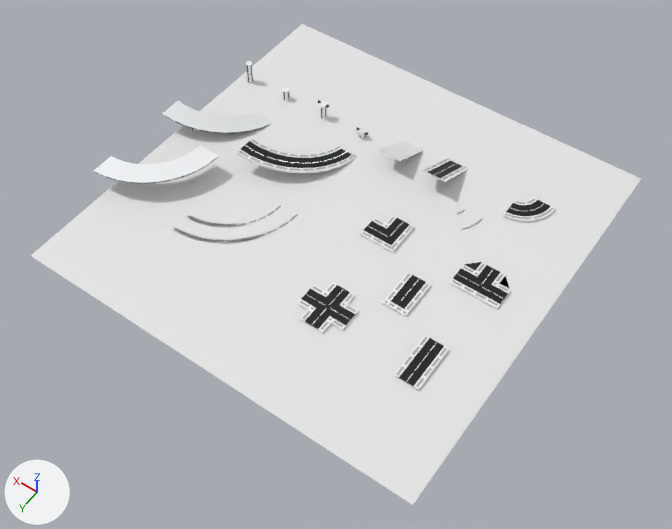
Before and after pictures for a commit that changed the glTF model public/assets/models/roads.glb.
Both versions are drawn from a 50 mm lens placed at (-136.0, 197.0, 275.0), pointed at (-6.0, 16.0, -10.0). Arrows for +X, +Y and +Z are at lower left; the lights stay in place. Where no turn or scale is listed for an object, it has been applied to the vertices. Vertices at the same position are counted once.

Objects in the first picture: 'BridgePillarEnd_2x2_Placeable_0', 'BridgePillarEnd_Placeable_0', 'BridgePillarSmall_Placeable_0', 'BridgePillarUp_Placeable_0', 'BridgePillar_Placeable_0', 'Road45_Placeable_0', 'Road90_2x2Bridge_Placeable_0', 'Road90_2x2Up_Placeable_0', 'Road90_2x2_Placeable_0', 'Road90_2x2upBridge_Placeable_0', 'Road90_Placeable_0', 'RoadAngle_Placeable_0', 'RoadEnd_Placeable_0', 'RoadForwardUp_Placeable_0', 'RoadForward_Placeable_0', 'RoadT_Placeable_0', 'RoadUpBridge_Placeable_0', 'RoadX_Placeable_0', 'floor'.
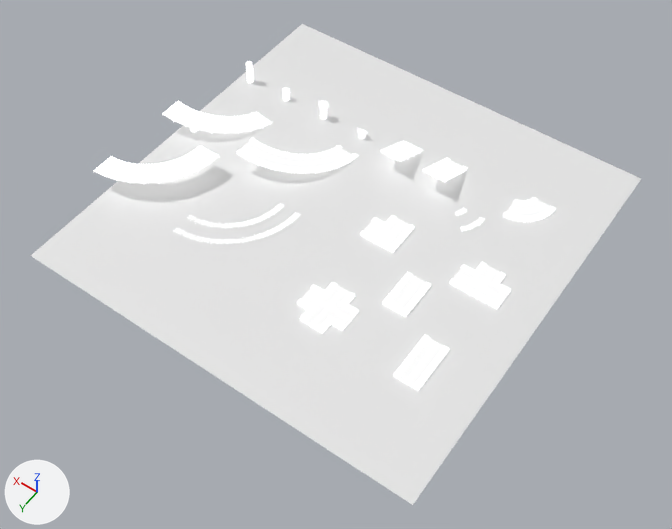
Location of each change, [x1, y1, x2, y2] in pixels of the pictures (672 x 529 px; the box of a moved part takes in the faces that stretch with it):
'Road90_2x2Bridge_Placeable_0', surface changed
    both: [93, 146, 219, 184]
'Road90_2x2Up_Placeable_0', surface changed
    both: [237, 138, 358, 173]
'RoadX_Placeable_0', surface changed
    both: [297, 282, 359, 333]
'Road90_2x2upBridge_Placeable_0', surface changed
    both: [162, 101, 272, 134]
'RoadT_Placeable_0', surface changed, reshaped
    both: [450, 262, 511, 309]
'RoadForward_Placeable_0', surface changed
    both: [394, 335, 449, 391]
'RoadAngle_Placeable_0', surface changed
    both: [360, 215, 414, 253]
'RoadEnd_Placeable_0', surface changed
    both: [382, 272, 431, 317]
'Road90_Placeable_0', surface changed
    both: [503, 197, 556, 222]
'RoadForwardUp_Placeable_0', surface changed (grey to white)
    both: [423, 158, 468, 182]
'RoadUpBridge_Placeable_0', surface changed
    both: [380, 141, 424, 162]
'Road90_2x2_Placeable_0', surface changed
    both: [175, 204, 300, 244]
'BridgePillar_Placeable_0', surface changed
    both: [245, 61, 254, 83]
'BridgePillarEnd_Placeable_0', surface changed
    both: [318, 100, 329, 120]
'Road45_Placeable_0', surface changed
    both: [455, 208, 485, 231]
'BridgePillarSmall_Placeable_0', surface changed
    both: [282, 88, 290, 101]
'BridgePillarUp_Placeable_0', surface changed
    both: [356, 127, 368, 139]
'BridgePillarEnd_2x2_Placeable_0', surface changed
    both: [190, 128, 197, 132]
part 1 of me_roadt_placeable_0, moved or reshaped
    before: [464, 262, 511, 309]
    after: [464, 264, 511, 309]

What changed in the scene script:
```text
Change mat_placeable:
    remove # nodes: BsdfPrincipled, Math, OutputMaterial, SeparateColor, TexImage x3
    nodes: BsdfPrincipled, OutputMaterial, TexImage
    remove # uses the picture img_image_1
    remove # uses the picture img_image_2
Change me_roadt_placeable_0:
    where me_roadt_placeable_0.from_pydata(...)  # 201 vertices, 397 faces; spans x -10.0..10.0, y -10.0..5.0, z -0.8..0.2
    used by ob_roadt_placeable_0; location = (-60.0, 0.0, 1.0)
    before: 65 (0.0, -5.0, -0.8), 69 (-5.0, 5.0, -0.8) at pixel (484, 302), 71 (-10.0, 0.0, -0.8) at pixel (503, 300)
    me_roadt_placeable_0 part 1
    add for i in [65, 69, 71]: me_roadt_placeable_0.vertices[i].co += Vector((0.0, -5.0, 0.0))
    me_roadt_placeable_0.vertices[64].co: (-10.0, -5.0, -0.8) -> (0.0, -5.0, -0.8)  # pixel (510, 291) -> not seen
    me_roadt_placeable_0.vertices[66].co: (0.0, -10.0, -0.8) -> (5.0, -10.0, -0.8)  # pixel (493, 269) -> pixel (481, 263)
    me_roadt_placeable_0.vertices[67].co: (5.0, -10.0, -0.8) -> (-10.0, 5.0, -0.8)  # not seen -> pixel (497, 309)
    me_roadt_placeable_0.vertices[68].co: (-10.0, 5.0, -0.8) -> (-5.0, 5.0, -0.8)  # pixel (497, 309) -> pixel (484, 302)
    me_roadt_placeable_0.vertices[70].co: (-5.0, 0.0, -0.8) -> (-10.0, 0.0, -0.8)  # not seen -> pixel (503, 300)
    me_roadt_placeable_0.vertices[82].co: (5.0, -5.0, 0.2) -> (-5.0, -10.0, 0.2)  # pixel (475, 270) -> pixel (505, 274)
    me_roadt_placeable_0.vertices[83].co: (-5.0, -10.0, 0.2) -> (-5.0, -5.0, 0.2)  # pixel (505, 274) -> pixel (498, 283)
    me_roadt_placeable_0.vertices[84].co: (-5.0, -5.0, 0.2) -> (5.0, -5.0, 0.2)  # pixel (498, 283) -> pixel (475, 270)
```
